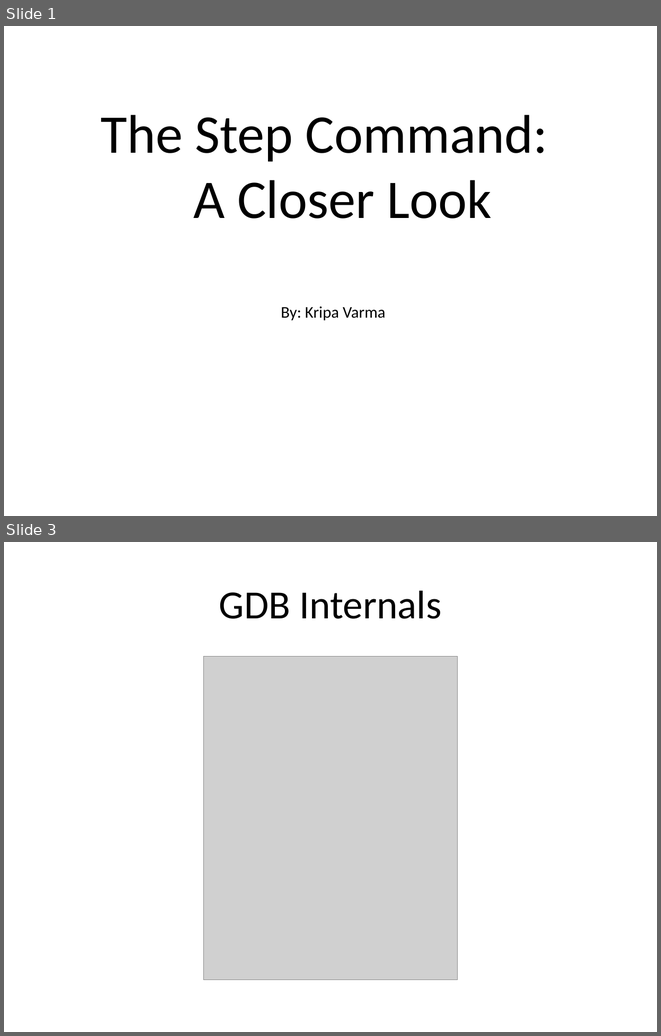
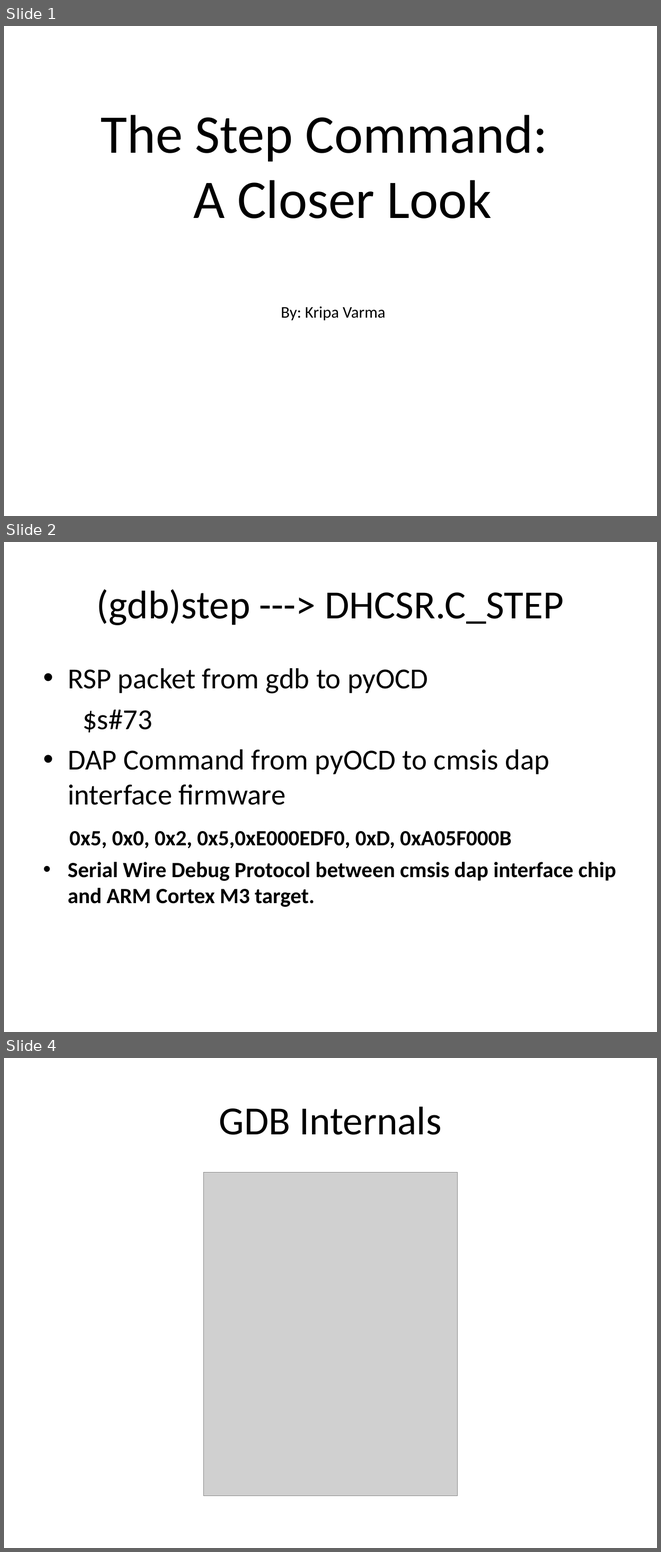
Before and after one commit to kripa15/EmbFW_HW, a slide deck: ThesisReport/StepCommand_ReportPresentation.pptx. Shown one above the other, each under a label of ours: slides 1 and 3 before the commit, slides 1, 2 and 4 after it; the slides between them are not shown. The pictures are 661x1036 and 661x1552 pixels, drawn with LibreOffice and Linux fonts; fonts in the diff are those of the drawing; grey boxes stand for pictures. Boxes give left, top, right and bottom in pixels: in the first picture for what was removed or moved away, otherwise in the second. Text is boxed around its words. In the diff, an @@ line names an element or a change of style, - is before the commit and + after.

```diff
--- a/ThesisReport/StepCommand_ReportPresentation.pptx
+++ b/ThesisReport/StepCommand_ReportPresentation.pptx
@@ slide 2 added at [4,542,657,1032], background #FFFFFF @@
@@ title added at [97,589,564,625], 44 pt, text #000000 @@
+(gdb)step ---> DHCSR.C_STEP
@@ text added at [68,668,616,907], 24 pt, text #000000, bold @@
+• RSP packet from gdb to pyOCD
+$s#73
+• DAP Command from pyOCD to cmsis dap interface firmware
+0x5, 0x0, 0x2, 0x5,0xE000EDF0, 0xD, 0xA05F000B
+• Serial Wire Debug Protocol between cmsis dap interface chip and ARM Cortex M3 target.
@@ what was slide 3 is now slide 4 @@
```
Also in this commit, not shown: 1 slide changed, 2 other slides added.
